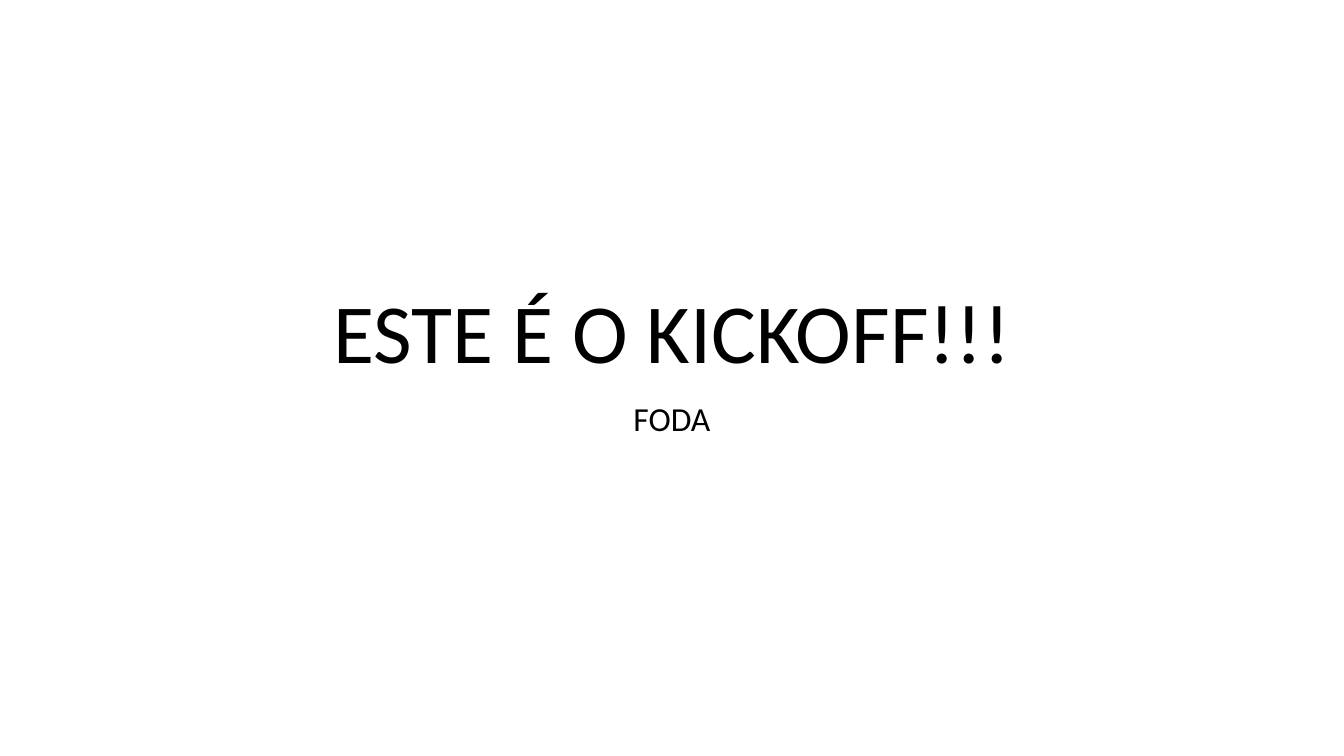
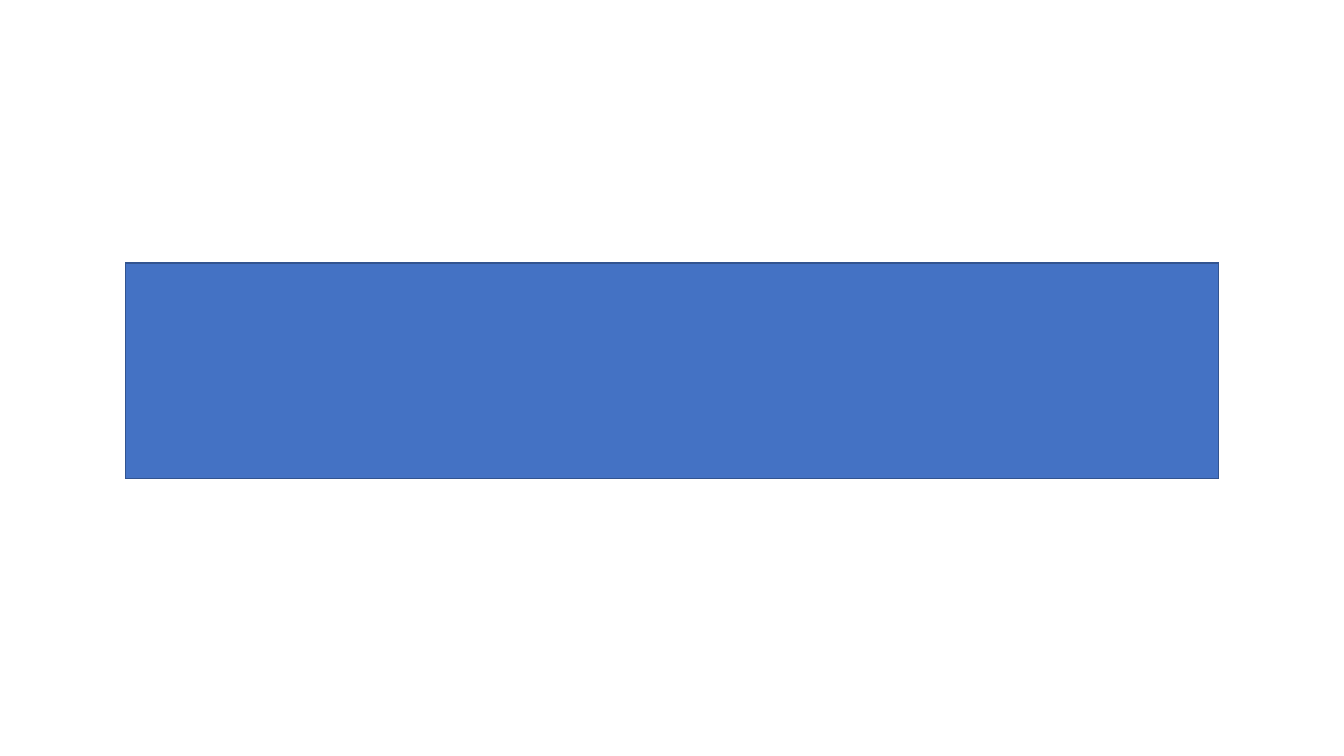
Before and after one commit to Mmateus106/2TDSPF-exemploGIT-2024, a slide deck: slide 1 of PastaDocumentos/KickOff.pptx. Drawn at 1344x756 pixels with LibreOffice and Linux fonts; fonts in the diff are those of the drawing. Boxes give left, top, right and bottom in pixels: in the first picture for what was removed or moved away, otherwise in the second. Text is boxed around its words. In the diff, an @@ line names an element or a change of style, - is before the commit and + after.

Commit message:
2° Versão do kickoff com fundo azul

```diff
--- a/PastaDocumentos/KickOff.pptx
+++ b/PastaDocumentos/KickOff.pptx
@@ rectangle added at (125,263,1219,479), fill #4472C4, outline #325491 1 pt @@
@@ title removed at (333,294,1011,364) @@
-ESTE É O KICKOFF!!!
@@ subtitle removed at (633,409,710,432) @@
-FODA
```
